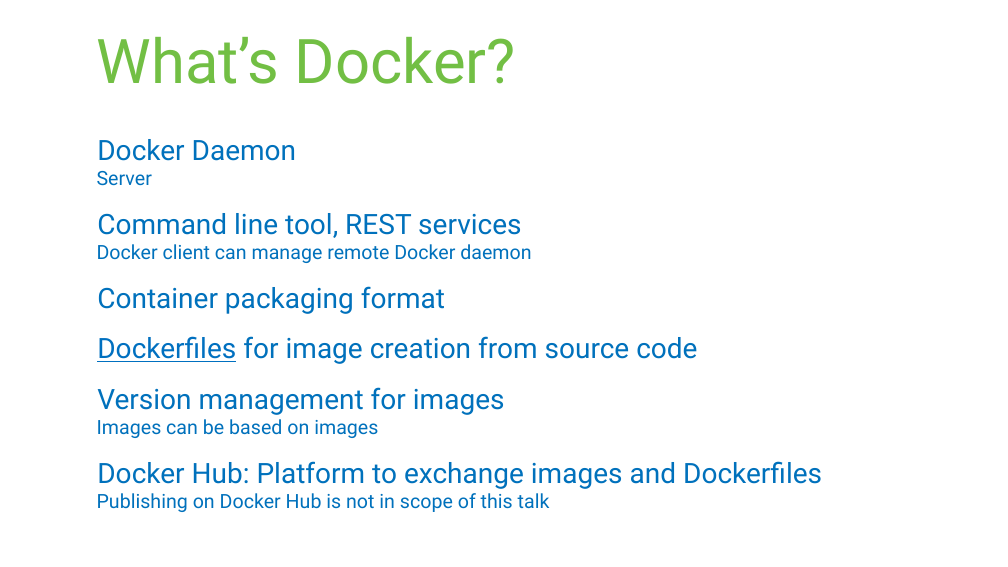
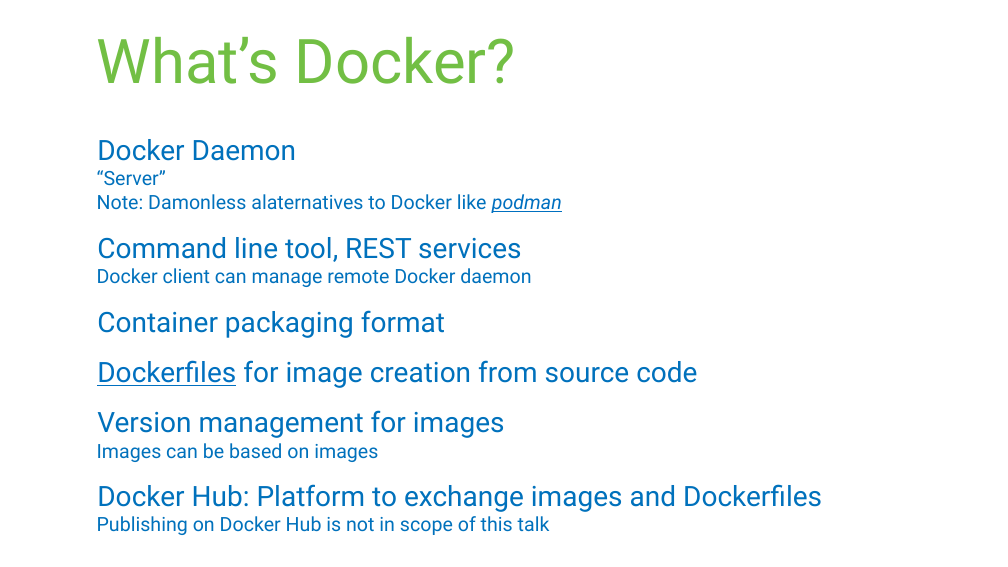
Before and after one commit to rstropek/DockerVS2015Intro, a slide deck: slide 9 of slides/Docker-Workshop.pptx. Drawn at 1008x567 pixels with LibreOffice and Linux fonts; fonts in the diff are those of the drawing. Boxes give left, top, right and bottom in pixels: in the first picture for what was removed or moved away, otherwise in the second. Text is boxed around its words. In the diff, an @@ line names an element or a change of style, - is before the commit and + after.

```diff
--- a/slides/Docker-Workshop.pptx
+++ b/slides/Docker-Workshop.pptx
@@ text at bbox=[97, 170, 562, 213]: text changed @@
-  Server
+  “Server”
+  Note: Damonless alaternatives to Docker like podman
```
Also in this commit, not shown: 6 other slides changed, 2 slides added.
